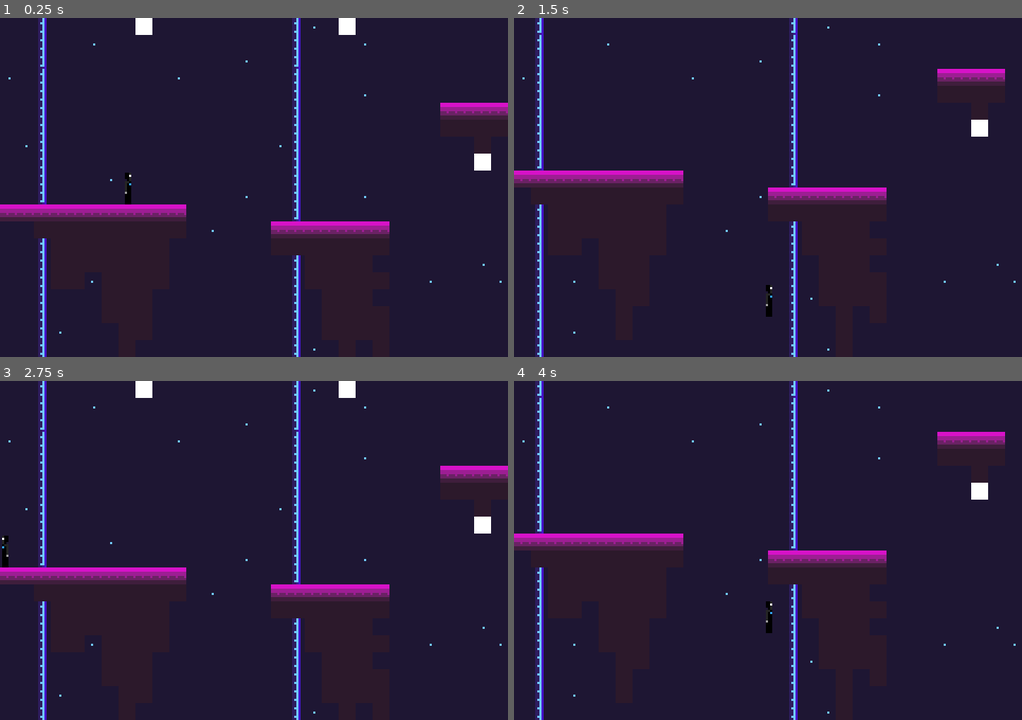
Above: before the commit, frames 1-4 (two rows, left to right).
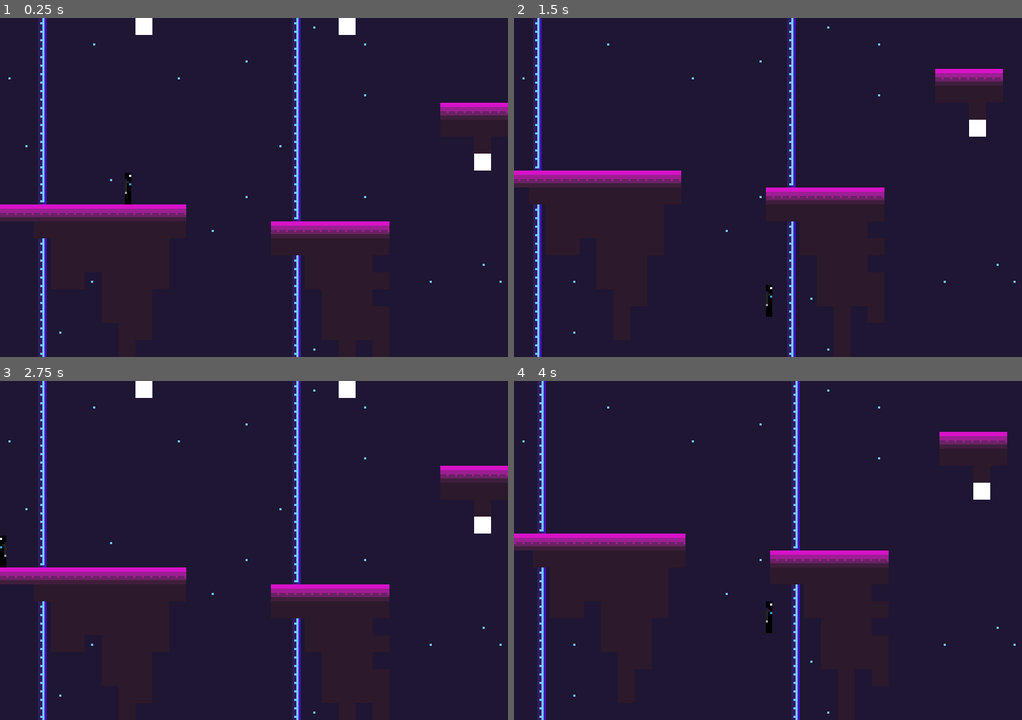
Above: after the commit, the same moments.

Repository: antiomiae/mario
Game: Godot game, scene res://tether/tether_scene.tscn
Same seed, same stepped clock (60 frames per second), same inputs: the game is played once before the commit and once after it.
Inputs:
- Up to frame 1 (0.25 s): no input
- Up to frame 2 (1.5 s): tap Enter at 0.5 s; hold G (grapple) 0.53-1.28 s; hold Right (ui_right) from 0.53 s (still down); tap Space (jump) at 0.77 s; tap Shift (run) at 0.8, 1.35 s
- Up to frame 3 (2.75 s): tap Space (jump) at 1.52, 2 s; tap G (grapple) at 1.55 s; release Right (ui_right) at 2.03 s; hold Left (ui_left) from 2.03 s (still down); hold G (grapple) from 2.03 s (still down); tap Shift (run) at 2.3 s
- Up to frame 4 (4 s): release Left (ui_left) at 2.78 s; release G (grapple) at 2.78 s; hold Right (ui_right) from 2.78 s (still down); tap Shift (run) at 2.85, 3.8 s; tap Space (jump) at 3.02, 3.77 s; tap G (grapple) at 3.05 s; hold G (grapple) from 3.53 s (still down)

The runs differ from the first frame. In frame 1, less than 0.1% of the frame differs, in the area x 8-59%, y 14-49%; in frame 2, 3.4%; in frame 3, 0.1%; in frame 4, 3.4%, in the area x 0-98%, y 0-100%.

Commit message:
.

Diff:
--- /dev/null
+++ b/effects/line_trail.gd
@@ -0,0 +1,53 @@
+extends Node2D
+
+class_name LineTrail
+
+export var line_width : float = 1.0
+export var line_color : Color = Color(0, 0, 0)
+export var smoothed : bool = false
+export var max_lines : int = 10
+# seconds for line to fade from opaque to completely clear
+export var fade_rate : float = 1
+
+var _lines = []
+
+func _process(delta):
+    _fade_lines(delta)
+    update()
+
+func _draw():
+    for line in _lines:
+        draw_line(to_local(line.p0), to_local(line.p1), line.color, line_width, smoothed)
+
+
+func _fade_lines(delta):
+    var lines_to_remove = []
+    for line in _lines:
+        line.color.a -= delta / fade_rate
+        if line.color.a <= 0:
+            lines_to_remove.push_back(line)
+
+    for line in lines_to_remove:
+        _lines.erase(line)
+
+func add_line(start, end):
+    _lines.push_back(Line.new(start, end, line_color))
+
+    if (max_lines > 0) and (_lines.size() > max_lines):
+        _lines.pop_front()
+
+    update()
+
+func clear():
+    _lines.clear()
+    update()
+
+class Line:
+    var p0 : Vector2
+    var p1 : Vector2
+    var color : Color
+
+    func _init(start : Vector2, end : Vector2, _color = Color(1, 1, 1)):
+        p0 = start
+        p1 = end
+        color = _color
--- /dev/null
+++ b/effects/line_trail.tscn
@@ -0,0 +1,6 @@
+[gd_scene load_steps=2 format=2]
+
+[ext_resource path="res://effects/line_trail.gd" type="Script" id=1]
+
+[node name="Node2D" type="Node2D"]
+script = ExtResource( 1 )
--- a/project.godot
+++ b/project.godot
@@ -15,12 +15,18 @@
 "path": "res://tether/grappling_hook.gd"
 }, {
 "base": "Node2D",
+"class": "LineTrail",
+"language": "GDScript",
+"path": "res://effects/line_trail.gd"
+}, {
+"base": "StaticBody2D",
 "class": "TetherAnchorNode",
 "language": "GDScript",
 "path": "res://tether/tether_anchor_node.gd"
 } ]
 _global_script_class_icons={
 "GrapplingHook": "",
+"LineTrail": "",
 "TetherAnchorNode": ""
 }
 
--- a/tether/grappling_hook.gd
+++ b/tether/grappling_hook.gd
@@ -8,6 +8,8 @@
 var anchor_nodes = []
 
 export var emitter_position : Vector2 = Vector2(0, 0)
+
+onready var line_trail = $LineTrail
 
 var current_attachment : Attachment = null
 
@@ -33,28 +35,21 @@
 
 
 # system callbacks
-func _process(delta):
+func _physics_process(delta):
     update()
-
-
-func _draw():
     if current_attachment:
-        draw_line(emitter_position, to_local(current_attachment.get_attachment_point()), Color(1, 1, 1), 1.0)
+        $LineTrail.add_line(to_global(emitter_position), current_attachment.get_attachment_point())
 
 
 # detection area signals
 func _on_detection_area_body_entered(body):
-    var parent = body.get_node("..")
-    var is_anchor = parent is TetherAnchorNode
-    if is_anchor:
-        anchor_nodes.push_back(parent)
+    match body:
+        TetherAnchorNode:
+            anchor_nodes.push_back(body)
 
 
 func _on_detection_area_body_exited(body):
-    var parent = body.get_node("..")
-    var is_anchor = parent is TetherAnchorNode
-    if is_anchor:
-        anchor_nodes.erase(parent)
+    anchor_nodes.erase(body)
 
 
 func tether_vector() -> Vector2:
--- a/tether/grappling_hook.tscn
+++ b/tether/grappling_hook.tscn
@@ -1,20 +1,47 @@
-[gd_scene load_steps=3 format=2]
+[gd_scene load_steps=5 format=2]
 
 [ext_resource path="res://tether/grappling_hook.gd" type="Script" id=1]
+[ext_resource path="res://effects/line_trail.gd" type="Script" id=2]
 
 [sub_resource type="RectangleShape2D" id=1]
 extents = Vector2( 50, 50 )
+
+[sub_resource type="Animation" id=2]
+resource_name = "tether_color"
+length = 3.0
+loop = true
+tracks/0/type = "value"
+tracks/0/path = NodePath("LineTrail:line_color")
+tracks/0/interp = 1
+tracks/0/loop_wrap = true
+tracks/0/imported = false
+tracks/0/enabled = true
+tracks/0/keys = {
+"times": PoolRealArray( 0, 0.5, 1, 1.5, 2, 2.5, 3 ),
+"transitions": PoolRealArray( 1, 1, 1, 1, 1, 1, 1 ),
+"update": 0,
+"values": [ Color( 1, 0, 0, 1 ), Color( 0.992157, 1, 0, 1 ), Color( 0, 1, 0.0627451, 1 ), Color( 0, 1, 0.976471, 1 ), Color( 0.14902, 0, 1, 1 ), Color( 1, 0, 0.913725, 1 ), Color( 1, 0, 0, 1 ) ]
+}
 
 [node name="Node2D" type="Node2D"]
 script = ExtResource( 1 )
 
 [node name="detection_area" type="Area2D" parent="."]
-visible = false
 collision_layer = 0
 collision_mask = 4
 
 [node name="CollisionShape2D" type="CollisionShape2D" parent="detection_area"]
 shape = SubResource( 1 )
 
+[node name="LineTrail" type="Node2D" parent="."]
+script = ExtResource( 2 )
+line_color = Color( 0, 1, 0.0627451, 1 )
+max_lines = 0
+fade_rate = 0.25
+
+[node name="AnimationPlayer" type="AnimationPlayer" parent="."]
+autoplay = "tether_color"
+anims/tether_color = SubResource( 2 )
+
 [connection signal="body_entered" from="detection_area" to="." method="_on_detection_area_body_entered"]
 [connection signal="body_exited" from="detection_area" to="." method="_on_detection_area_body_exited"]
--- a/tether/player.gd
+++ b/tether/player.gd
@@ -142,7 +142,7 @@
 
 func apply_horizontal_input(x_input):
     velocity.x += x_input * H_ACC[air_state]
-    velocity.x = clamp(velocity.x, -max_run_speed, max_run_speed)
+    velocity.x = clamp(velocity.x, -max_run_speed * abs(x_input), max_run_speed * abs(x_input))
 
 
 func apply_gravity():
@@ -168,7 +168,7 @@
 
             air_state = ON_GROUND if new_v.y == 0 else FALLING
 
-            Input.action_release("grapple")
+            #Input.action_release("grapple")
 
         velocity = new_v
     else:
--- a/tether/player.tscn
+++ b/tether/player.tscn
@@ -4,11 +4,10 @@
 [ext_resource path="res://tether/grappling_hook.tscn" type="PackedScene" id=2]
 [ext_resource path="res://sprites/runner.png" type="Texture" id=3]
 
-[sub_resource type="RectangleShape2D" id=3]
-extents = Vector2( 3, 7 )
+[sub_resource type="RectangleShape2D" id=1]
+extents = Vector2( 2, 7 )
 
-[sub_resource type="Animation" id=1]
-resource_name = "run"
+[sub_resource type="Animation" id=2]
 length = 0.4
 tracks/0/type = "value"
 tracks/0/path = NodePath("Sprite:frame")
@@ -23,8 +22,7 @@
 "values": [ 0, 1, 2, 3 ]
 }
 
-[sub_resource type="Animation" id=2]
-resource_name = "stand"
+[sub_resource type="Animation" id=3]
 tracks/0/type = "value"
 tracks/0/path = NodePath("Sprite:frame")
 tracks/0/interp = 1
@@ -44,7 +42,7 @@
 
 [node name="CollisionShape2D" type="CollisionShape2D" parent="."]
 position = Vector2( 0, 1 )
-shape = SubResource( 3 )
+shape = SubResource( 1 )
 
 [node name="GrapplingHook" parent="." instance=ExtResource( 2 )]
 
@@ -57,5 +55,5 @@
 [node name="AnimationPlayer" type="AnimationPlayer" parent="."]
 playback_process_mode = 0
 playback_speed = 0.5
-anims/run = SubResource( 1 )
-anims/stand = SubResource( 2 )
+anims/run = SubResource( 2 )
+anims/stand = SubResource( 3 )
--- a/tether/tether_anchor_node.gd
+++ b/tether/tether_anchor_node.gd
@@ -1,4 +1,4 @@
-extends Node2D
+extends StaticBody2D
 
 class_name TetherAnchorNode
 
@@ -8,8 +8,8 @@
     update()
 
 func _draw():
-    var extents = $StaticBody2D/CollisionShape2D.shape.extents
-    var position = $StaticBody2D/CollisionShape2D.position
+    var extents = $CollisionShape2D.shape.extents
+    var position = $CollisionShape2D.position
     draw_rect(Rect2(position - extents, extents*2), color)
 
 func on_detected():
--- a/tether/tether_anchor_node.tscn
+++ b/tether/tether_anchor_node.tscn
@@ -5,14 +5,12 @@
 [sub_resource type="RectangleShape2D" id=1]
 extents = Vector2( 4, 4 )
 
-[node name="TetherAnchorNode" type="Node2D" groups=[
+[node name="TetherAnchorNode" type="StaticBody2D" groups=[
 "anchor_nodes",
 ]]
+collision_layer = 4
+collision_mask = 0
 script = ExtResource( 1 )
 
-[node name="StaticBody2D" type="StaticBody2D" parent="."]
-collision_layer = 4
-collision_mask = 0
-
-[node name="CollisionShape2D" type="CollisionShape2D" parent="StaticBody2D"]
+[node name="CollisionShape2D" type="CollisionShape2D" parent="."]
 shape = SubResource( 1 )
--- a/tether/tether_scene.tscn
+++ b/tether/tether_scene.tscn
@@ -36,7 +36,7 @@
 collision_layer = 2
 collision_mask = 0
 format = 1
-tile_data = PoolIntArray( -851927, 6, 0, -786391, 6, 0, -655 …(979 unchanged characters)…  0, 589865, 6, 0, 720894, 6, 0, 655361, 4, 0, 655376, 4, 0, 655391, 5, 0, 655401, 6, 0, 786430, …(3478 unchanged characters)…
+tile_data = PoolIntArray( -851927, 6, 0, -786391, 6, 0, -655 …(979 unchanged characters)…  0, 589865, 6, 0, 720894, 6, 0, 655361, 5, 0, 655376, 5, 0, 655391, 5, 0, 655401, 6, 0, 786430, …(3478 unchanged characters)…
 
 [node name="TetherAnchorNode" parent="." instance=ExtResource( 3 )]
 position = Vector2( 220, 132 )
Not shown, changed: export_presets.cfg
Binary file changed: sprites/runner.png
Not shown, added: sprites/gloomp.pyxel
Not shown, added: sprites/gloomp2.pyxel
Not shown, changed: sprites/hotline.pyxel
Not shown, changed: sprites/runner.pyxel
